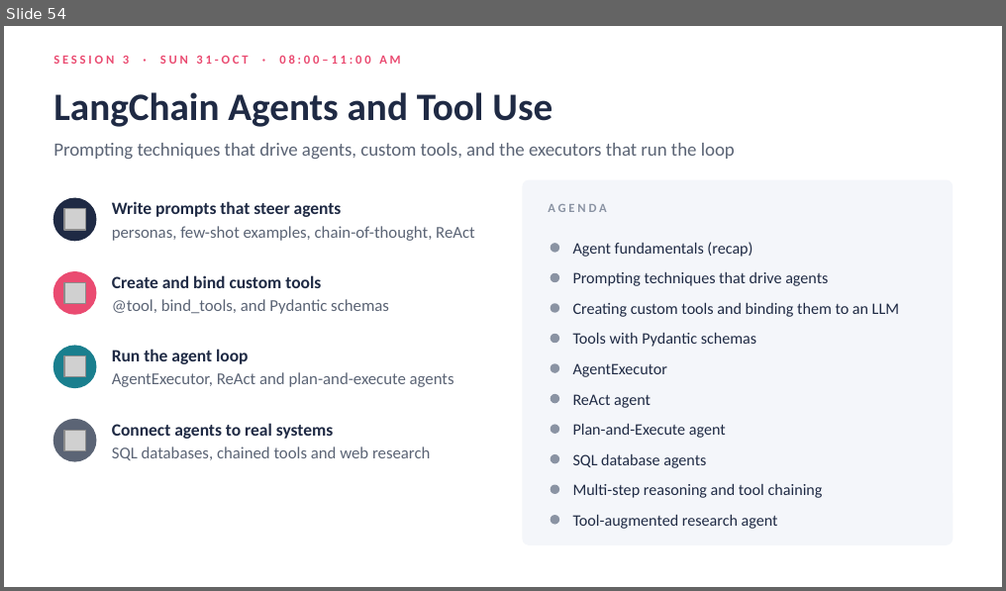
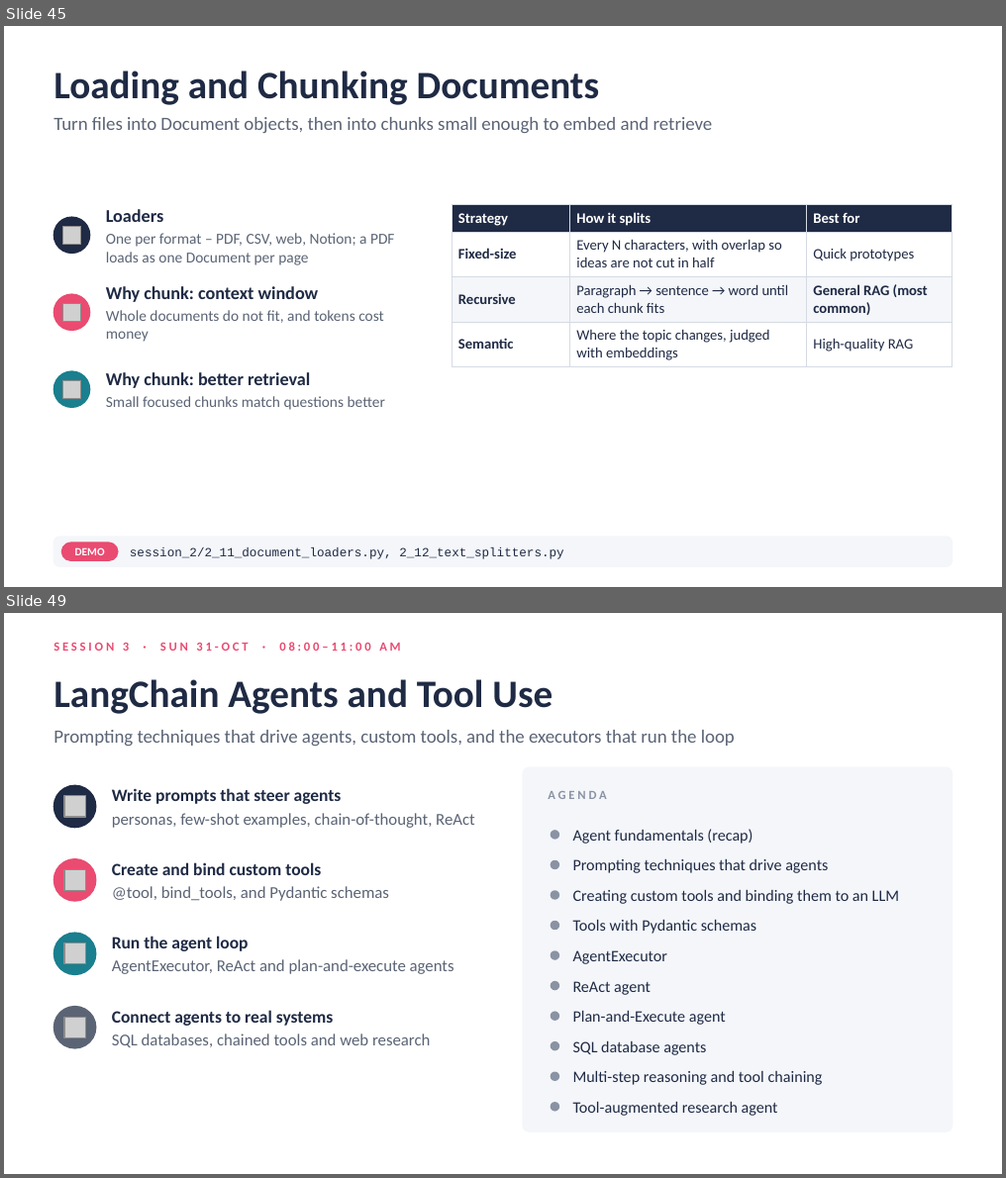
Before and after one commit to atulkahatecdac/agenticai, a slide deck: 16_PGP-Agentic/PGP_Agentic_AI.pptx. Shown one above the other, each under a label of ours: slide 54 before the commit, slides 45 and 49 after it; the slides between them are not shown. The pictures are 1006x591 and 1006x1178 pixels, drawn with LibreOffice and Linux fonts; fonts in the diff are those of the drawing; grey boxes stand for pictures. Boxes give left, top, right and bottom in pixels: in the first picture for what was removed or moved away, otherwise in the second. Text is boxed around its words. In the diff, an @@ line names an element or a change of style, - is before the commit and + after.

```diff
--- a/16_PGP-Agentic/PGP_Agentic_AI.pptx
+++ b/16_PGP-Agentic/PGP_Agentic_AI.pptx
@@ slide 45 added at box(4, 26, 1002, 587), background #FFFFFF @@
@@ title added at box(54, 71, 600, 105), 28 pt, text #1F2A44, bold @@
+Loading and Chunking Documents
@@ text added at box(54, 117, 713, 133), 13.5 pt, text #5B6475 @@
+Turn files into Document objects, then into chunks small enough to embed and retrieve
@@ ellipse added at box(54, 218, 90, 254), fill #1F2A44, outline #1F2A44 1 pt @@
@@ picture added at box(62, 227, 81, 245) @@
@@ text added at box(106, 209, 394, 266), 11 pt, text #5B6475 @@
+Loaders
+One per format – PDF, CSV, web, Notion; a PDF loads as one Document per page
@@ table added at box(451, 204, 952, 365), 4 rows, 3 columns @@
+Strategy | How it splits | Best for
+Fixed-size | Every N characters, with overlap so ideas are not cut in half | Quick prototypes
+Recursive | Paragraph → sentence → word until each chunk fits | General RAG (most common)
+Semantic | Where the topic changes, judged with embeddings | High-quality RAG
@@ text added at box(106, 286, 384, 342), 11 pt, text #5B6475 @@
+Why chunk: context window
+Whole documents do not fit, and tokens cost money
@@ ellipse added at box(54, 294, 90, 330), fill #EA4B71, outline #EA4B71 1 pt @@
@@ picture added at box(62, 303, 81, 321) @@
@@ ellipse added at box(54, 372, 90, 407), fill #1A7F8E, outline #1A7F8E 1 pt @@
@@ picture added at box(62, 380, 81, 398) @@
@@ text added at box(106, 372, 385, 410), 11 pt, text #5B6475 @@
+Why chunk: better retrieval
+Small focused chunks match questions better
@@ rounded rectangle added at box(54, 537, 952, 567), fill #F4F6FA, outline #F4F6FA 1 pt @@
@@ rounded rectangle added at box(61, 543, 118, 561), fill #EA4B71, outline #EA4B71 1 pt @@
@@ text added at box(75, 548, 105, 556), 8 pt, text #FFFFFF, bold @@
+DEMO
@@ text added at box(130, 548, 563, 560), 9 pt, text #1F2A44 @@
+session_2/2_11_document_loaders.py, 2_12_text_splitters.py
@@ what was slide 54 is now slide 49 @@
```
Also in this commit, not shown: 16 slides changed, 1 other slide added, 7 slides removed, 27 other files.
